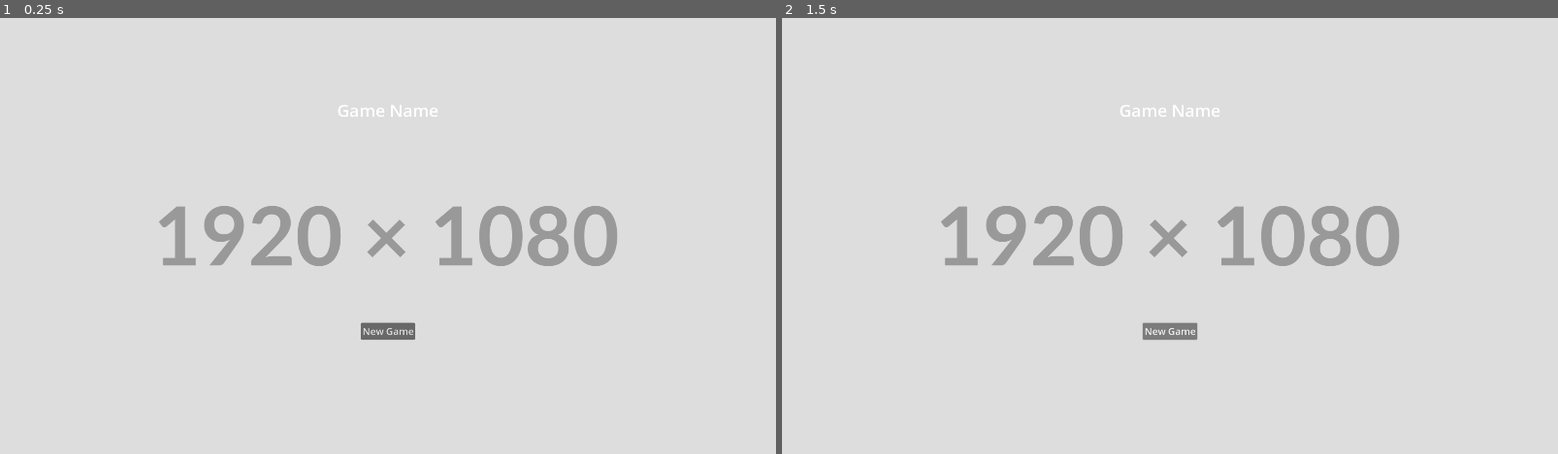
Above: before the commit, frames 1-2 (left to right).
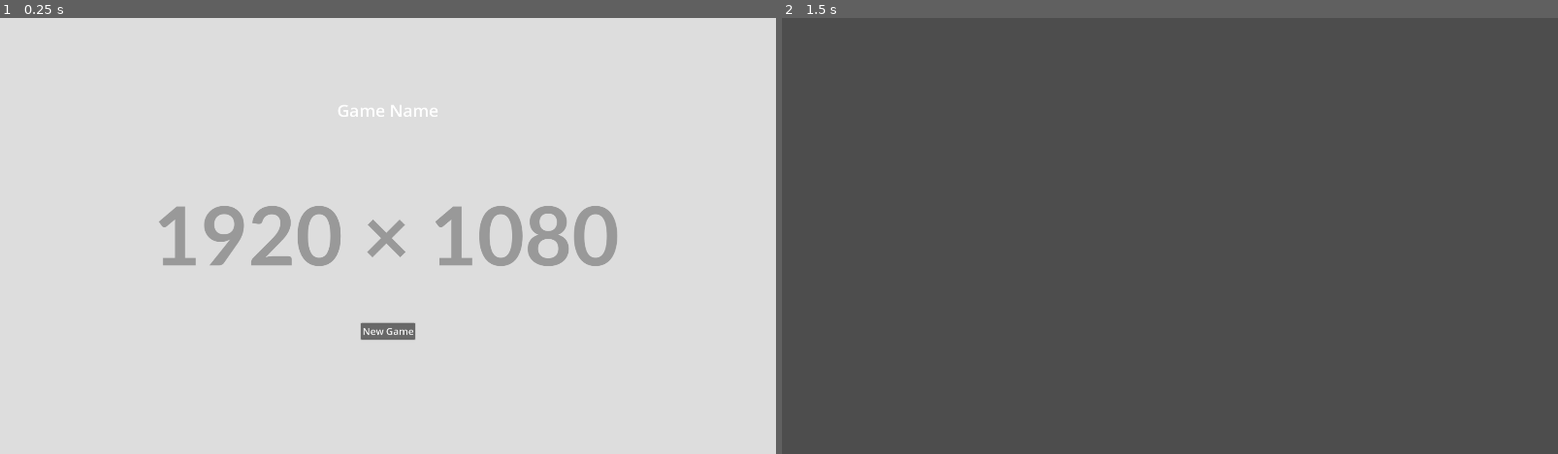
Above: after the commit, the same moments.

Repository: ReneJSchwartz/quantum-jam-2025-choose-your-own-adventure
Game: Godot game, scene res://scenes/game_tree.tscn
The game is run twice, just before and just after one commit, with the same random seed, the same clock (stepped at 60 frames per second) and the same inputs.
Inputs (mouse positions are in pixels of both pictures, inside the frame that each line leads up to):
- Up to frame 1 (0.25 s): no input
- Up to frame 2 (1.5 s): click "New Game" at 0.5 s; click (1170, 331) at 1.25 s, where only the run before the commit has a clickable "New Game"

The runs differ from the first frame. In frame 2, 100% of the frame differs, in the area x 0-100%, y 0-100%.

Commit message:
feat: main menu interactivity

Diff:
--- a/godot_project/scenes/ui/main_menu.tscn
+++ b/godot_project/scenes/ui/main_menu.tscn
@@ -7,8 +7,9 @@
 
 [node name="Scripts" type="Node" parent="."]
 
-[node name="MainMenuScreen" type="Node" parent="Scripts" node_paths=PackedStringArray("main_menu_container")]
+[node name="MainMenuScreen" type="Node" parent="Scripts" node_paths=PackedStringArray("first_selected_element", "main_menu_container")]
 script = ExtResource("1_sl1te")
+first_selected_element = NodePath("../../Container/VBoxContainer/NewGame")
 main_menu_container = NodePath("../../Container")
 
 [node name="Container" type="Control" parent="."]
@@ -62,3 +63,5 @@
 fit_content = true
 autowrap_mode = 0
 horizontal_alignment = 1
+
+[connection signal="pressed" from="Container/VBoxContainer/NewGame" to="Scripts/MainMenuScreen" method="_on_b_new_game_pressed"]
--- a/godot_project/source/main_menu_screen.gd
+++ b/godot_project/source/main_menu_screen.gd
@@ -3,7 +3,11 @@
 @export var first_selected_element: Control
 @export var main_menu_container: Control
 
-func _on_time_to_select_first_element() -> void:
+func _ready():
+	select_first_element()
+
+
+func select_first_element() -> void:
 	first_selected_element.grab_focus()
 
 func _on_b_quit_game_pressed() -> void:
